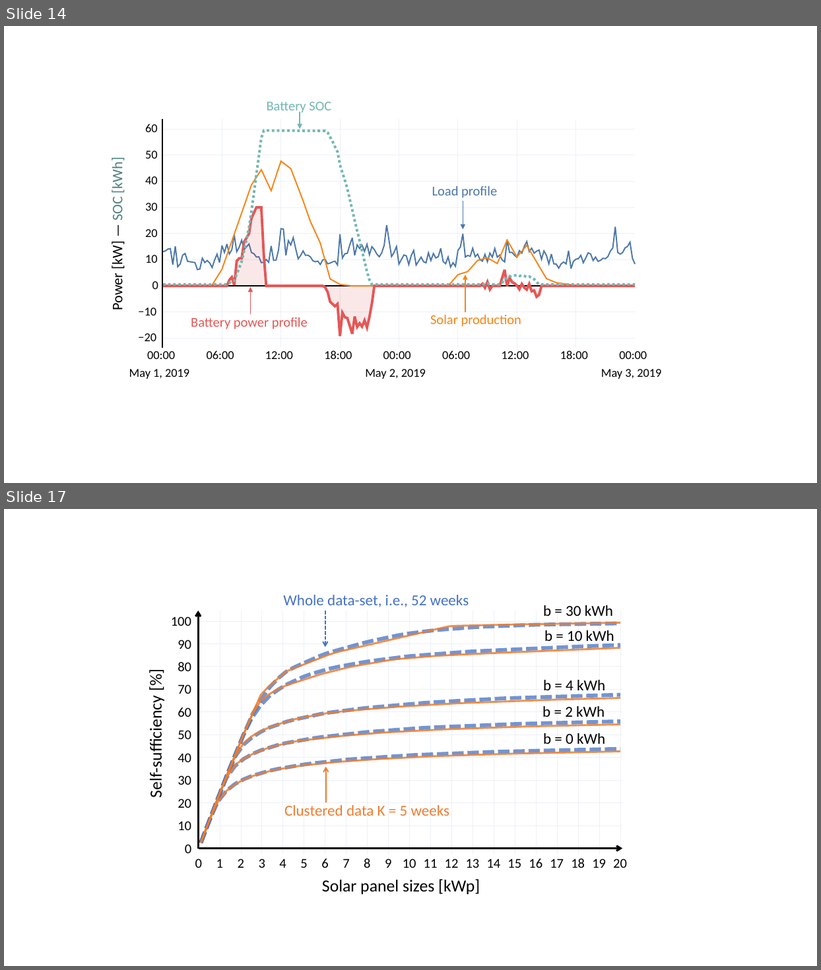
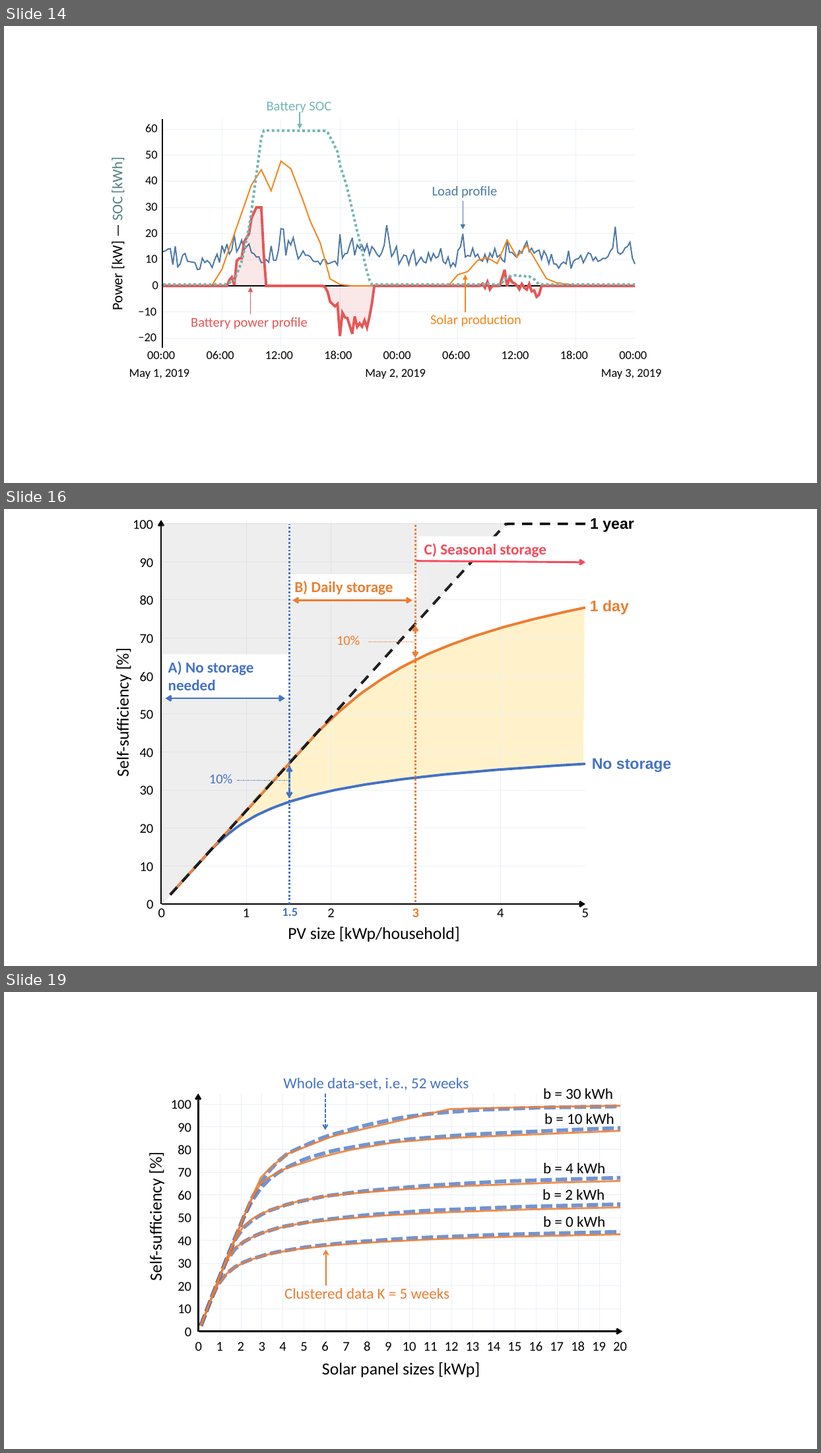
Before and after one commit to Jonathan56/supplementary_thesis, a slide deck: figures.pptx. Shown one above the other, each under a label of ours: slides 14 and 17 before the commit, slides 14, 16 and 19 after it; the slides between them are not shown. The pictures are 821x970 and 821x1453 pixels, drawn with LibreOffice and Linux fonts; fonts in the diff are those of the drawing. Boxes give left, top, right and bottom in pixels: in the first picture for what was removed or moved away, otherwise in the second. Text is boxed around its words. In the diff, an @@ line names an element or a change of style, - is before the commit and + after.

```diff
--- a/figures.pptx
+++ b/figures.pptx
@@ slide 16 added at <box>4,509,817,966</box>, background #FFFFFF @@
@@ group added at <box>133,520,165,918</box>: 11 texts @@
+0
+10
+20
+30
+40
+50
+60
+70
+80
+90
+100
@@ freeform shape added at <box>161,520,162,904</box>, outline #000000 2.25 pt @@
@@ group added at <box>162,520,586,904</box>: 14 freeform shapes @@
@@ right triangle added at <box>162,524,508,904</box>, fill #AFABAB at 20% opacity @@
@@ freeform shape added at <box>170,524,586,895</box>, outline #000000 3 pt dashed @@
@@ line added from (290, 904) to (290, 524), #4472C4 2.25 pt dashed @@
@@ line added from (416, 902) to (416, 524), #ED7D31 2.25 pt dashed @@
@@ text added at <box>590,518,634,532</box>, 18 pt, text #000000, bold @@
+1 year
@@ rectangle added at <box>418,537,618,561</box>, fill #FFFFFF, 18 pt, text #F64B5B, bold @@
+C) Seasonal storage
@@ arrow added from (417, 561) to (585, 562), #F64B5B 2.25 pt @@
@@ rectangle added at <box>289,574,430,599</box>, fill #FFFFFF, 18 pt, text #ED7D31, bold @@
+B) Daily storage
@@ rectangle added at <box>418,570,431,603</box>, fill #F0EFEF @@
@@ freeform shape added at <box>218,607,585,840</box>, fill #FFE699 at 50% opacity @@
@@ double arrow added from (292, 601) to (413, 601), #ED7D31 2.25 pt @@
@@ text added at <box>590,600,629,615</box>, 18 pt, text #ED7D31, bold @@
+1 day
@@ freeform shape added at <box>170,608,586,895</box>, outline #ED7D31 3 pt @@
@@ double arrow added from (416, 626) to (416, 658), #ED7D31 2.25 pt dashed @@
@@ text added at <box>337,636,360,645</box>, 16 pt, text #ED7D31 @@
+10%
@@ line added from (415, 642) to (368, 642), #ED7D31 0.25 pt dashed @@
@@ rectangle added at <box>162,654,288,698</box>, fill #FFFFFF, 18 pt, text #4472C4, bold @@
+A) No storage needed
@@ text added at <box>112,685,133,774</box>, 20 pt, text #000000 @@
+Self-sufficiency [%]
@@ double arrow added from (166, 698) to (285, 698), #4472C4 2.25 pt @@
@@ freeform shape added at <box>170,764,586,895</box>, outline #4472C4 3 pt @@
@@ double arrow added from (290, 766) to (290, 799), #4472C4 2.25 pt dashed @@
@@ text added at <box>592,758,671,772</box>, 18 pt, text #4472C4, bold @@
+No storage
@@ text added at <box>209,774,232,784</box>, 16 pt, text #4472C4 @@
+10%
@@ line added from (290, 780) to (237, 780), #4472C4 0.25 pt dashed @@
@@ freeform shape added at <box>162,904,586,905</box>, fill #000000, outline #000000 2.25 pt @@
@@ text added at <box>283,908,298,916</box>, 14.2 pt, text #4472C4, bold @@
+1.5
@@ group added at <box>147,900,589,918</box>: 6 texts @@
+0
+1
+2
+3
+4
+5
@@ text added at <box>288,927,460,942</box>, 20 pt, text #000000 @@
+PV size [kWp/household]
@@ what was slide 17 is now slide 19 @@
```
Also in this commit, not shown: 13 slides changed, 3 other slides added, 3 other files.
